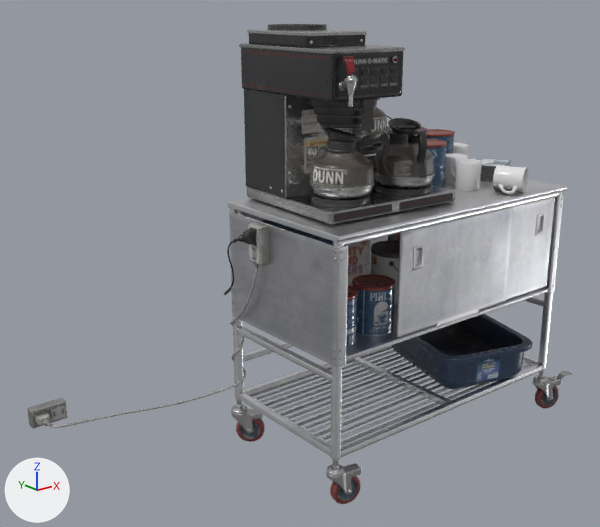
Two versions of the glTF model public/modelos/CoffeeCart_01/CoffeeCart_01.gltf, one commit apart.
One viewpoint serves both versions: a camera (50 mm lens) standing at (-2.43, -2.48, 1.8) and looking at (-0.4, 0.06, 0.78). Every picture has the same lights, and +X, +Y and +Z are marked at lower left. The older version comes first. Vertices at exactly the same position are counted once.

In view in the first picture: 'CoffeeCart_01_cart', 'CoffeeCart_01_mugs', 'CoffeeCart_01_props'.
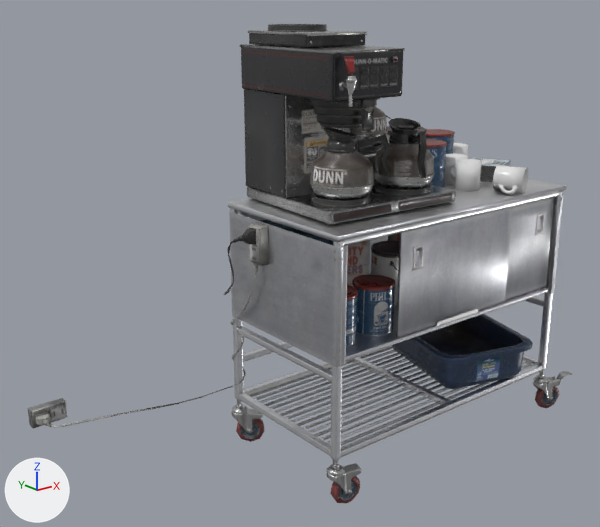
Boxes (x1, y1, x2, y2) around the edits, measured in the pictures (600 x 527 px):
```json
{"object": "CoffeeCart_01_cart", "change": "reshaped", "before": [227, 179, 572, 504], "after": [228, 179, 572, 503]}
{"part": 1, "of": "me_bottom_cart", "change": "deleted", "before": [227, 186, 572, 504]}
{"part": 2, "of": "me_top_cart", "change": "cut back", "before": [28, 27, 532, 428], "after": [45, 33, 473, 423]}
```

The change, as JSON lines over the scene's bpy script:
```json
{"block": "me_bottom_cart", "where": "# used by ob_coffeecart_01_cart; location = (0.0, 0.0, 0.0)"}
{"op": "remove", "block": "me_bottom_cart", "code": "me_bottom_cart.from_pydata(...)  # 5406 vertices, 8970 faces; spans x -0.671..0.771, y -0.509..0.207, z 0.004..1.057"}
{"op": "add", "block": "me_bottom_cart", "code": "me_bottom_cart.from_pydata(...)  # 1845 vertices, 2686 faces; spans x -0.67..0.77, y -0.509..0.206, z 0.004..1.057"}
{"block": "me_bottom_cart", "change": "me_bottom_cart part 1: 3421 vertices removed from x -0.671..0.771, y -0.509..0.207, z 0.004..1.055"}
{"block": "me_bottom_cart", "change": "other edits to the shape of me_bottom_cart do not show in these pictures"}
{"block": "me_top_cart", "where": "# used by ob_coffeecart_01_props; location = (0.0, 0.0, 0.0)"}
{"op": "remove", "block": "me_top_cart", "code": "me_top_cart.from_pydata(...)  # 9344 vertices, 16929 faces; spans x -1.4..0.61, y -0.52..0.56, z 0.17..1.72"}
{"op": "add", "block": "me_top_cart", "code": "me_top_cart.from_pydata(...)  # 3047 vertices, 5043 faces; spans x -1.4..0.61, y -0.52..0.56, z 0.17..1.72"}
{"block": "me_top_cart", "change": "me_top_cart part 2: 201 vertices moved within x -1.35..0.44, y -0.46..0.51, z 0.21..1.69; 6297 vertices removed from x -1.4..0.58, y -0.52..0.56, z 0.17..1.72"}
```
